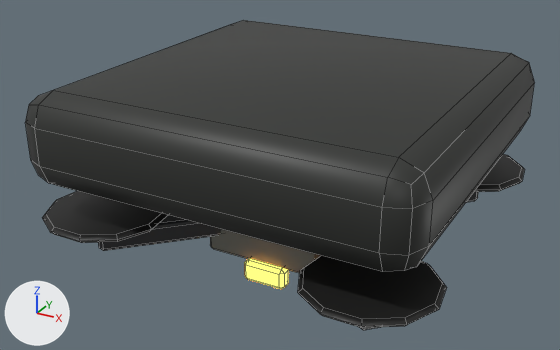
A saved change to the FBX model Assets/Chopper/Art/Kits/Kit02/Models/Utility_RepairDrone.fbx.
Rendered twice from a 50 mm camera at (0.439, -0.851, 0.274) aimed at (-0.021, -0.015, -0.144). The axes (+X, +Y, +Z) are drawn at lower left. The lights are the same throughout. The older version comes first. Mesh edges are drawn as thin lines. Where no turn or scale is listed for an object, it has been applied to the vertices. Vertices at exactly the same position are counted once.

Before the edit, the objects in view are built like this:
```python
me_utility_repairdrone = bpy.data.meshes.new('Utility_RepairDrone')
me_utility_repairdrone.from_pydata(...)  # 332 vertices, 306 faces; spans x -0.259..0.259, y -0.257..0.26, z -0.265..0.0
me_utility_repairdrone.materials.append(mat_kit02_kit)
ob_utility_repairdrone = bpy.data.objects.new('Utility_RepairDrone', me_utility_repairdrone)
ob_utility_repairdrone.location = (0.0, 0.0, 0.0)
```
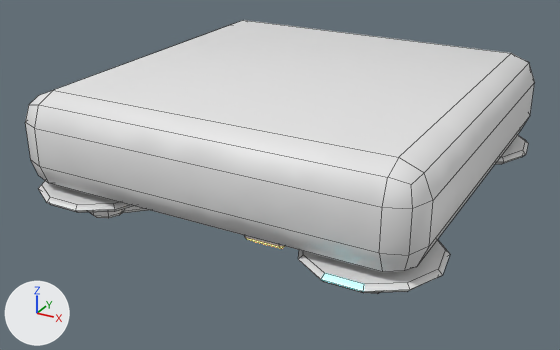
The change, as a diff of the scene's bpy script:
```diff
--- a/Assets/Chopper/Art/Kits/Kit02/Models/Utility_RepairDrone.fbx.py
+++ b/Assets/Chopper/Art/Kits/Kit02/Models/Utility_RepairDrone.fbx.py
@@ img_kit02_modules_normal_png @@
+img_kit02_modules_normal_png = load_image('Kit02_Modules_Normal.png', '../Textures/Kit02_Modules_Normal.png', 1024, 1024, 'Non-Color')
@@ img_kit02_modules_emission_png @@
+img_kit02_modules_emission_png = load_image('Kit02_Modules_Emission.png', '../Textures/Kit02_Modules_Emission.png', 512, 512, 'sRGB')
@@ mat_kit02_modules @@
+mat_kit02_modules = bpy.data.materials.new('Kit02_Modules')
+# uses the picture img_kit02_modules_emission_png
+# uses the picture img_kit02_modules_normal_png
@@ me_utility_repairdrone @@
 # used by ob_utility_repairdrone; location = (0.0, 0.0, 0.0)
-me_utility_repairdrone.from_pydata(...)  # 332 vertices, 306 faces; spans x -0.259..0.259, y -0.257..0.26, z -0.265..0.0
+me_utility_repairdrone.from_pydata(...)  # 460 vertices, 410 faces; spans x -0.259..0.259, y -0.257..0.26, z -0.205..0.0
+# me_utility_repairdrone part 1: the loose piece of 24 vertices spanning x -0.09..0.09, y -0.09..0.09, z -0.24..-0.16 is moved by (0.0, 0.0, 0.05), in mat_kit02_modules
+# me_utility_repairdrone part 2: the loose piece of 24 vertices spanning x 0.042..0.198, y 0.042..0.198, z -0.215..-0.185 is moved by (0.0, 0.0, 0.05), in mat_kit02_modules
+# me_utility_repairdrone part 3: the loose piece of 33 vertices spanning x 0.101..0.259, y 0.104..0.26, z -0.17..-0.16 is moved by (0.0, 0.0, 0.04), in mat_kit02_modules
+# me_utility_repairdrone part 4: the loose piece of 24 vertices spanning x 0.042..0.198, y -0.198..-0.042, z -0.215..-0.185 is moved by (0.0, 0.0, 0.05), in mat_kit02_modules
+# me_utility_repairdrone part 5: the loose piece of 33 vertices spanning x 0.101..0.259, y -0.257..-0.1, z -0.17..-0.16 is moved by (0.0, 0.0, 0.04), in mat_kit02_modules
+# me_utility_repairdrone part 6: the loose piece of 24 vertices spanning x -0.198..-0.042, y -0.198..-0.042, z -0.215..-0.185 is moved by (0.0, 0.0, 0.05), in mat_kit02_modules
+# me_utility_repairdrone part 7: the loose piece of 33 vertices spanning x -0.259..-0.101, y -0.257..-0.1, z -0.17..-0.16 is moved by (0.0, 0.0, 0.04), in mat_kit02_modules
+# me_utility_repairdrone part 8: the loose piece of 24 vertices spanning x -0.03..0.03, y -0.1..-0.08, z -0.265..-0.235 is moved by (0.0, 0.0, 0.06), in mat_kit02_modules
+# me_utility_repairdrone part 9: a new loose piece of 32 vertices spanning x -0.205..-0.155, y -0.205..-0.155, z -0.165..-0.125, in mat_kit02_modules
+# me_utility_repairdrone part 10: 54 faces spanning x -0.25..0.25, y -0.25..0.25, z -0.12..0.0 switch from mat_kit02_kit to mat_kit02_modules
+# other edits to the shape of me_utility_repairdrone do not show in these pictures
```

What differs and where, as boxes (x1, y1, x2, y2) in the pictures (560 x 350 px; the box of a moved part takes in the faces that stretch with it):
'Utility_RepairDrone', reshaped (12% shorter)
    before: (25, 20, 534, 330)
    after: (25, 20, 534, 294)
part 1 of me_utility_repairdrone, moved or reshaped (not visible afterwards)
    before: (210, 229, 315, 273)
part 2 of me_utility_repairdrone, moved or reshaped (not visible afterwards)
    before: (466, 192, 478, 202)
part 3 of me_utility_repairdrone, moved or reshaped
    before: (474, 154, 525, 192)
    after: (495, 135, 528, 164)
part 4 of me_utility_repairdrone, moved or reshaped (not visible afterwards)
    before: (314, 254, 379, 330)
part 5 of me_utility_repairdrone, moved or reshaped
    before: (298, 256, 447, 328)
    after: (298, 239, 450, 293)
part 6 of me_utility_repairdrone, moved or reshaped (mostly hidden afterwards)
    before: (98, 215, 221, 251)
    after: (122, 206, 147, 213)
part 7 of me_utility_repairdrone, moved or reshaped
    before: (42, 191, 168, 243)
    after: (38, 181, 132, 213)
part 8 of me_utility_repairdrone, moved or reshaped
    before: (245, 258, 288, 289)
    after: (244, 235, 284, 249)
part 9 of me_utility_repairdrone, added (mostly hidden)
    after: (89, 209, 123, 218)
part 10 of me_utility_repairdrone, recoloured (grey to white)
    both: (25, 20, 534, 272)
